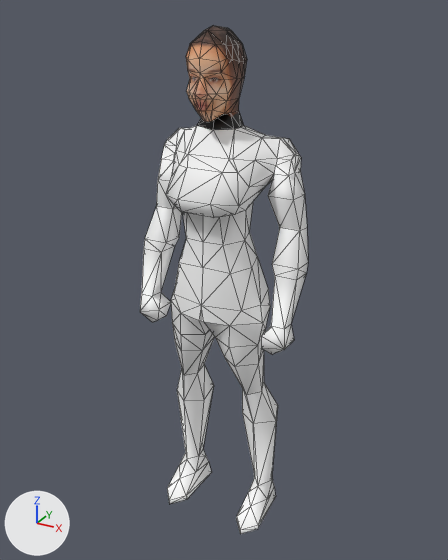
A saved change to the glTF model data/models/heroine.glb.
Before and after are seen from a 50 mm lens placed at (0.889, -1.575, 0.832), pointed at (-0.012, 0.063, 0.013). The lights are fixed; the arrows at lower left show +X, +Y and +Z. Mesh edges are drawn as thin lines. Where no turn or scale is listed for an object, it has been applied to the vertices. Vertices at the same position are counted once.

The first picture shows 'Head', 'Heroine', 'Lower Left Arm', 'Lower Left Leg', 'Lower Right Arm', 'Lower Right Leg', 'Upper Left Arm', 'Upper Left Leg', 'Upper Right Arm', 'Upper Right Leg'.
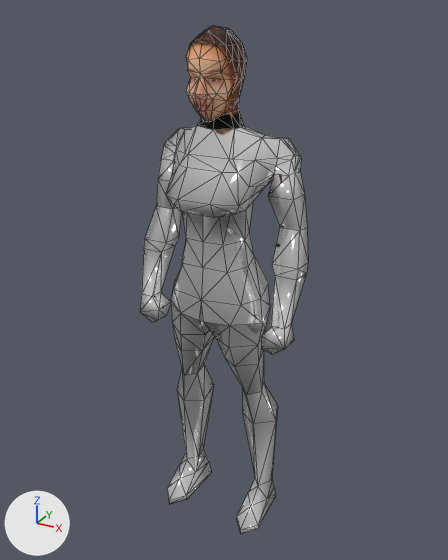
Changed parts and their boxes [x1, y1, x2, y2] in the pictures (448 x 560 px; the box of a moved part takes in the faces that stretch with it):
'Heroine', surface changed, reshaped (white to grey): [166, 126, 287, 326] in both
'Head', surface changed: [196, 27, 247, 130] in both
'Lower Left Leg', surface changed (white to grey): [236, 383, 278, 534] in both
'Lower Right Leg', surface changed: [167, 365, 214, 505] in both
'Lower Left Arm', surface changed (white to grey): [261, 227, 308, 355] in both
'Lower Right Arm', surface changed (white to grey): [140, 206, 182, 322] in both
'Upper Left Leg', surface changed: [204, 308, 270, 395] in both
'Upper Left Arm', surface changed (white to grey): [268, 138, 307, 231] in both
'Upper Right Leg', surface changed: [171, 301, 215, 376] in both
'Upper Right Arm', surface changed (white to grey): [157, 129, 179, 209] in both
part 1 of me_cube_010, moved or reshaped: before [171, 231, 270, 326]; after [171, 232, 270, 326]

What changed in the scene script:
```text
Change mat_green:
    mat_green.metallic: 0.0 -> 1.0
    mat_green.roughness: 0.5 -> 0.0854
Change mat_head:
    mat_head.roughness: 0.5 -> 1.0
Change mat_green_001:
    where n0 = _N.new('ShaderNodeBsdfPrincipled'); n0.name = 'Principled BSDF'
    add n0.inputs[1].default_value = 1.0  # 'Metallic'
Change me_cube_010:
    where me_cube_010.from_pydata(...)  # 117 vertices, 200 faces; spans x -0.174..0.173, y 3.138..3.421, z 0.171..0.763
    used by ob_heroine; location = (-0.014, -3.251, -0.249)
    before: 59 (0.158, 3.267, 0.227) at pixel (260, 305), 60 (0.0, 3.406, 0.231), 61 (0.0, 3.17, 0.231) at pixel (201, 305), 62 (0.123, 3.203, 0.227) at pixel (241, 310), 63 (0.128, 3.389, 0.227) at pixel (268, 289)
    before: 64 (0.028, 3.406, 0.23), 112 (-0.158, 3.267, 0.227) at pixel (175, 285), 113 (-0.123, 3.203, 0.227) at pixel (173, 294), 114 (-0.128, 3.389, 0.227), 115 (-0.028, 3.406, 0.23)
    me_cube_010 part 1
    add for i in [*range(59, 65), *range(112, 116)]: me_cube_010.vertices[i].co += Vector((0.0, 0.0, 0.019))
    me_cube_010.vertices[3].co: (0.1, 3.358, 0.349) -> (0.09, 3.358, 0.349)  # pixel (257, 256) -> pixel (254, 255)
    me_cube_010.vertices[4].co: (0.091, 3.19, 0.349) -> (0.081, 3.19, 0.349)  # pixel (230, 273) -> pixel (227, 272)
    me_cube_010.vertices[20].co: (0.126, 3.268, 0.349) -> (0.113, 3.268, 0.349)  # pixel (251, 267) -> pixel (248, 266)
    me_cube_010.vertices[36].co: (0.04, 3.358, 0.351) -> (0.036, 3.358, 0.351)
    me_cube_010.vertices[67].co: (-0.1, 3.358, 0.349) -> (-0.09, 3.358, 0.349)
    me_cube_010.vertices[68].co: (-0.091, 3.19, 0.349) -> (-0.081, 3.19, 0.349)  # pixel (178, 262) -> pixel (181, 263)
    me_cube_010.vertices[77].co: (-0.126, 3.268, 0.349) -> (-0.113, 3.268, 0.349)  # pixel (182, 252) -> not seen
    me_cube_010.vertices[90].co: (-0.04, 3.358, 0.351) -> (-0.036, 3.358, 0.351)
```
